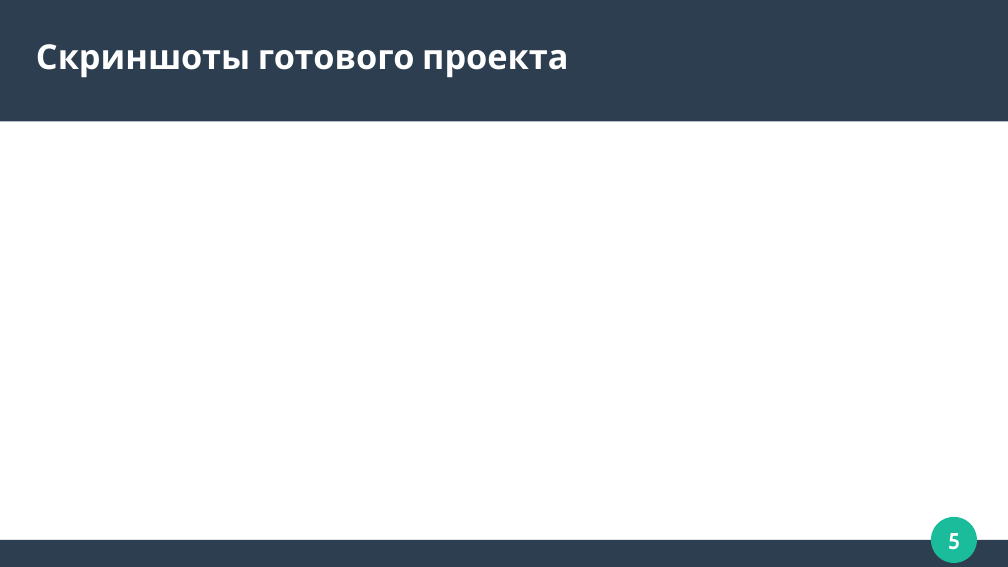
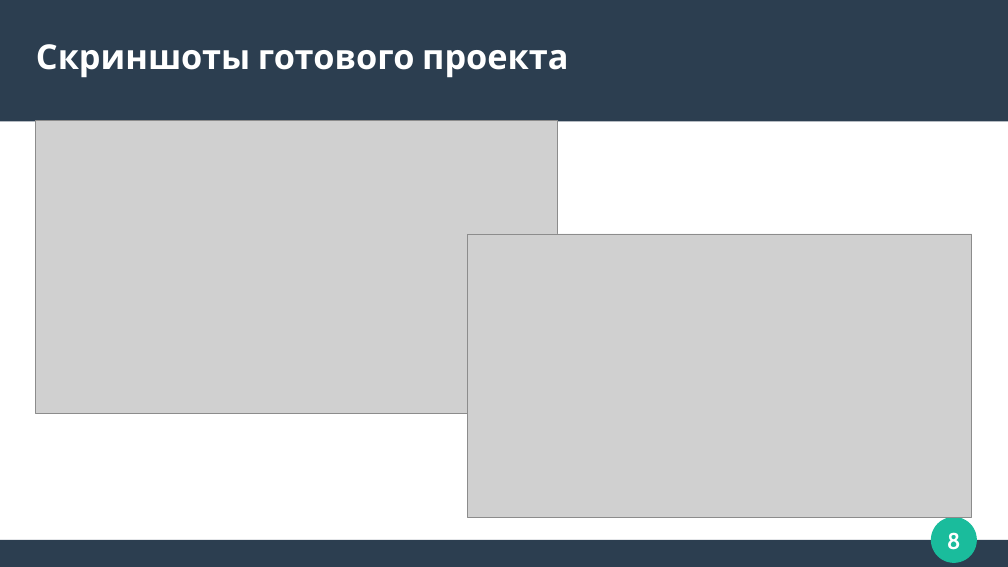
Before and after one commit to dast3rr/pygameproject_2DPlaformer, a slide deck: slide 8 of doc/презентация.pptx (slide 5 before the commit). Drawn at 1008x567 pixels with LibreOffice and Linux fonts; fonts in the diff are those of the drawing; grey boxes stand for pictures. Boxes give left, top, right and bottom in pixels: in the first picture for what was removed or moved away, otherwise in the second. Text is boxed around its words. In the diff, an @@ line names an element or a change of style, - is before the commit and + after.

Commit message:
ВСЁ ГОТОВО

```diff
--- a/doc/презентация.pptx
+++ b/doc/презентация.pptx
@@ picture added at (36,121,558,414) @@
@@ picture added at (468,234,972,518) @@
@@ page number at (947,532,961,550): text changed @@
-5
+8
```
Also in this commit, not shown: 2 other slides changed, 3 slides added.
